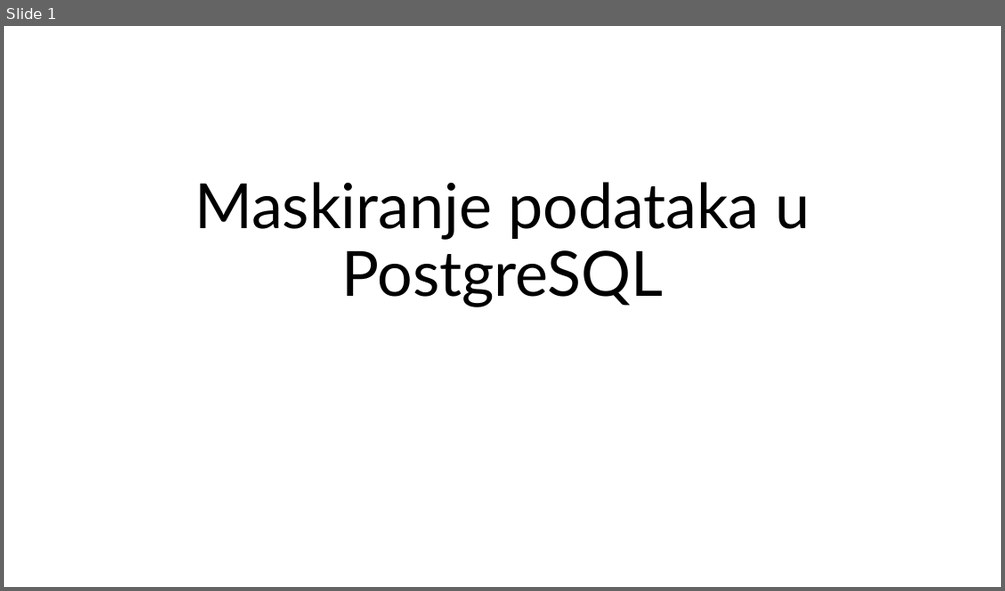
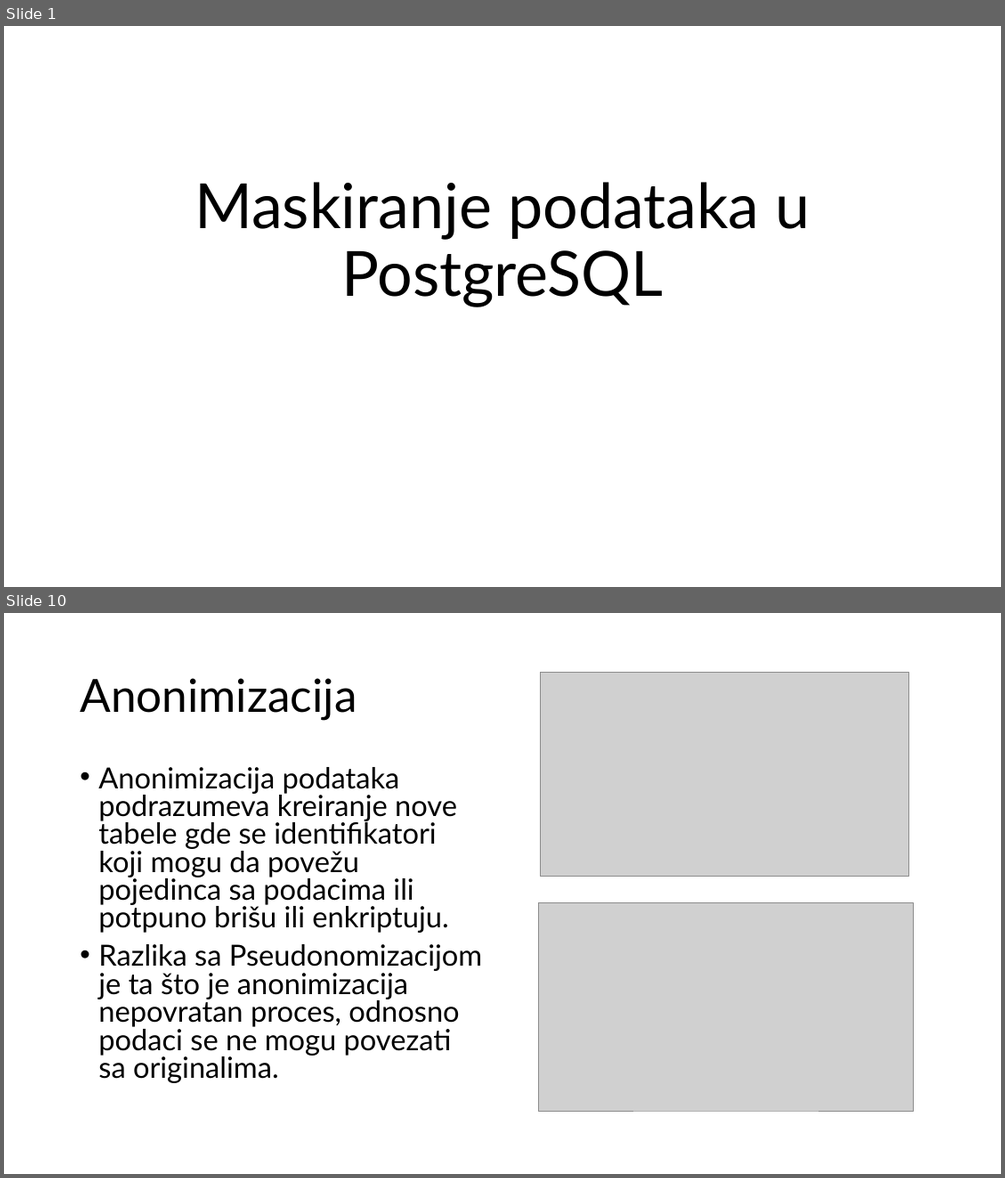
Before and after one commit to radisa-markovic/data-masking-postgres, a slide deck: Maskiranje podataka PostgreSQL.pptx. Shown one above the other, each under a label of ours: slide 1 before the commit, slides 1 and 10 after it; the slides between them are not shown. The pictures are 1005x591 and 1005x1178 pixels, drawn with LibreOffice and Linux fonts; fonts in the diff are those of the drawing; grey boxes stand for pictures. Boxes give left, top, right and bottom in pixels: in the first picture for what was removed or moved away, otherwise in the second. Text is boxed around its words. In the diff, an @@ line names an element or a change of style, - is before the commit and + after.

```diff
--- a/Maskiranje podataka PostgreSQL.pptx
+++ b/Maskiranje podataka PostgreSQL.pptx
@@ slide 10 added at (4, 613, 1001, 1174), background #FFFFFF @@
@@ title added at (80, 678, 356, 720), 44 pt, text #000000 @@
+Anonimizacija
@@ picture added at (540, 672, 909, 876) @@
@@ text added at (98, 767, 482, 1083), 28 pt, text #000000 @@
+• Anonimizacija podataka podrazumeva kreiranje nove tabele gde se identifikatori koji mogu da povežu pojedinca sa podacima ili potpuno brišu ili enkriptuju.
+• Razlika sa Pseudonomizacijom je ta što je anonimizacija nepovratan proces, odnosno podaci se ne mogu povezati sa originalima.
@@ picture added at (539, 903, 914, 1111) @@
```
Also in this commit, not shown: 13 other slides added.
